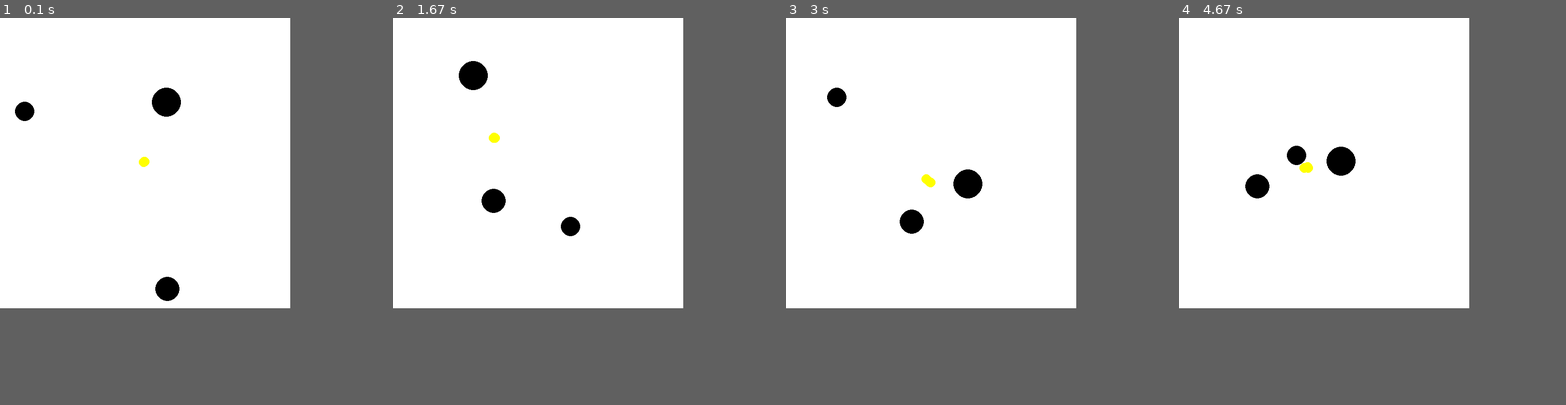
Above: before the commit, frames 1-4 (left to right).
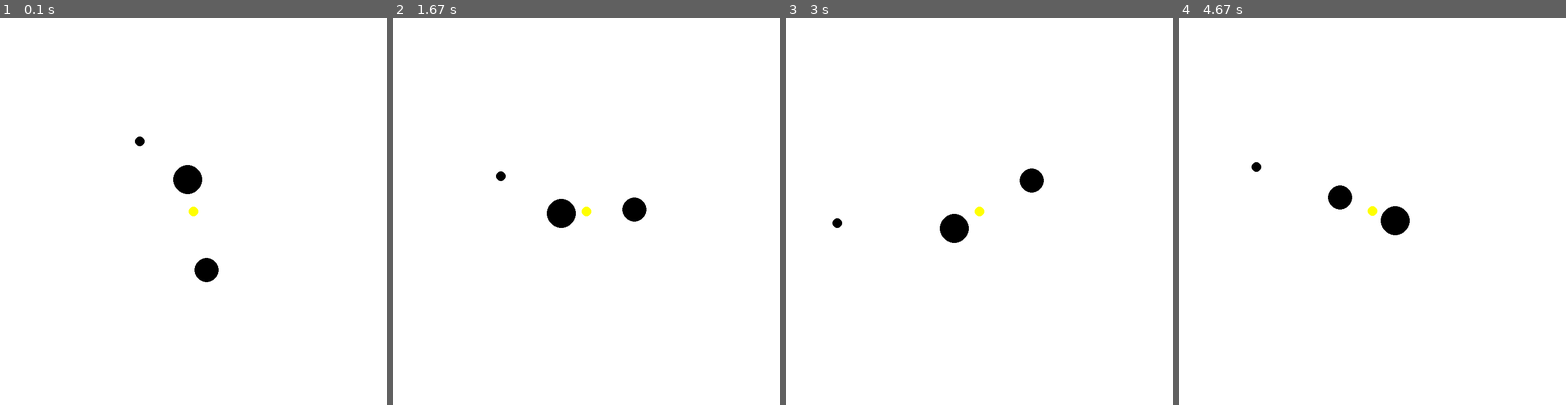
Above: after the commit, the same moments.

Repository: TeyBerendschot/n-bodies
Game: pygame game, started from src/main.py
Two runs of this game, one before a commit and one after it. Both use one fixed random seed, a clock stepped at 60 frames per second and the inputs below.
Inputs:
- Up to frame 1 (0.1 s): no input
- Up to frame 2 (1.67 s): no input
- Up to frame 3 (3 s): no input
- Up to frame 4 (4.67 s): no input
In our replay, the window is 600x600 before the commit and 800x800 after it. These sizes can differ from the game's own. Grey fills any space a smaller window leaves; there, only what the larger window draws over its background counts as a difference.

The runs differ from the first frame. In frame 1, 1.8% of the frame differs, in the area x 3-57%, y 18-74%; in frame 2, 1.7%; in frame 3, 1.8%, in the area x 10-67%, y 18-59%; in frame 4, 1.8%.

Commit message:
fix physics

Diff:
--- a/src/bodies/body.py
+++ b/src/bodies/body.py
@@ -9,7 +9,7 @@
         self.x = q[0]
         self.y = q[1]
         if mass is None:
-            mass = 5e-5 * radius**3
+            mass = radius**3
 
         self.mass: float = mass
         self.r = radius
--- a/src/main.py
+++ b/src/main.py
@@ -6,6 +6,9 @@
 from pygame.draw import circle
 
 from bodies import Body
+
+# Gravitational constant
+G = 1e-4
 
 
 class NBodySimulation:
@@ -18,7 +21,7 @@
 
         # Initialize simulation attributes
         pygame.init()
-        self.surface = pygame.display.set_mode((600, 600))
+        self.surface = pygame.display.set_mode((800, 800))
         self.fps = fps
         self.clock = Clock()
 
@@ -48,17 +51,18 @@
             / total_mass
         )
         surface_center = np.array(self.surface.get_size()) / 2
-
         translate_vector = surface_center - center_of_mass
 
-        total_momentum = np.sum([np.array([b.vx, b.vy]) for b in self.bodies], axis=0)
+        total_momentum = np.sum(
+            [b.mass * np.array([b.vx, b.vy]) for b in self.bodies], axis=0
+        )
 
         for b in self.bodies:
             b.x += translate_vector[0]
             b.y += translate_vector[1]
 
-            b.vx -= total_momentum[0] / len(self.bodies)
-            b.vy -= total_momentum[1] / len(self.bodies)
+            b.vx -= total_momentum[0] / total_mass
+            b.vy -= total_momentum[1] / total_mass
 
     def handle_events(self):
         for event in pygame.event.get():
@@ -76,13 +80,13 @@
     def update_velocities(self) -> None:
         # Calculate forces that act on the bodies
         for b1, b2 in combinations(self.bodies, 2):
-            v = np.array([b2.x - b1.x, b2.y - b1.y])
+            r = np.array([b2.x - b1.x, b2.y - b1.y])
 
             # The force that is applies to the bodies is proportional to mM/r^2
-            v = b1.mass * b2.mass * v / np.linalg.norm(v)
+            v = G * r / np.linalg.norm(r, ord=3)
 
-            b1.update_velocity(by=v)
-            b2.update_velocity(by=-v)
+            b1.update_velocity(by=v * b2.mass)
+            b2.update_velocity(by=-v * b1.mass)
 
     def update(self):
         # Handle any events
@@ -97,8 +101,9 @@
         # Draw circles
         for body in self.bodies:
             self.draw_body(body=body)
-            self.draw_center_of_mass()
             body.update_position()
+
+        self.draw_center_of_mass()
 
         pygame.display.update()
         self.clock.tick(self.fps)
@@ -113,20 +118,20 @@
     bodies = [
         Body(
             q=(0, 0),
-            radius=20,
-            p=(0, 4),
+            radius=10,
+            p=(0, -20),
         ),
         Body(
-            q=(300, 0),
+            q=(150, 0),
             radius=30,
-            p=(0, -4),
+            p=(-20, 20),
         ),
         Body(
-            q=(300, 400),
+            q=(150, 200),
             radius=25,
-            p=(0, -4),
+            p=(0, 20),
         ),
     ]
-    simulation = NBodySimulation(bodies=bodies, fps=40)
+    simulation = NBodySimulation(bodies=bodies, fps=30)
 
     simulation.run()
